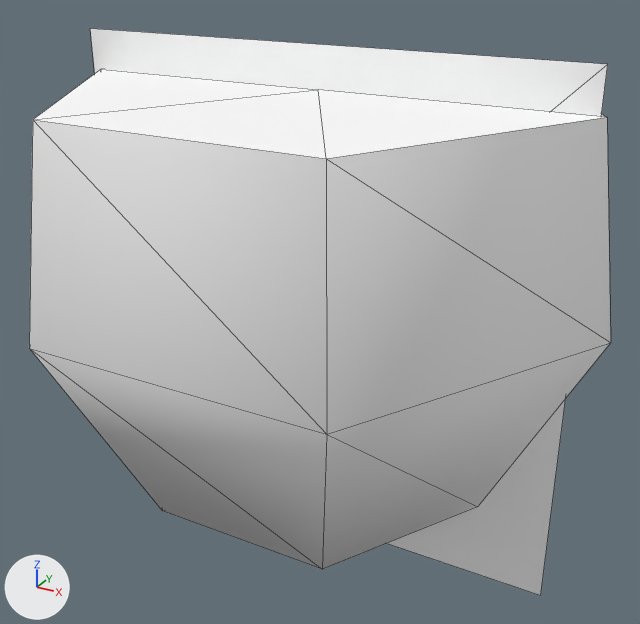
Two versions of the glTF model public/3d/item/model__item__shop.ofs_409_0/0409hana_r_marg_.gltf, one commit apart.
Before and after are seen from a 50 mm lens placed at (0.44, -0.796, 0.647), pointed at (0.002, 0.0, 0.249). The lights are fixed; the arrows at lower left show +X, +Y and +Z. The picture after the commit comes second. Mesh edges are drawn as thin lines.

Before the edit, the objects in view are built like this:
```python
mat_hana_marg_a = principled_material('hana_marg_a')
mat_hana_marg_a.base_color = (1.0, 1.0, 1.0)  # white #ffffff
mat_hana_marg_a.roughness = 1.0
mat_hati_d = principled_material('hati_d')
mat_hati_d.base_color = (1.0, 1.0, 1.0)  # white #ffffff
mat_hati_d.roughness = 1.0
me_0409hana_r_marg = bpy.data.meshes.new('0409hana_r_marg_')
me_0409hana_r_marg.from_pydata(...)  # 24 vertices, 38 faces; spans x -0.315..0.315, y -0.273..0.273, z -0.035..0.537
# faces by material slot: [36, 2]
me_0409hana_r_marg.materials.append(mat_hati_d)  # white #ffffff
me_0409hana_r_marg.materials.append(mat_hana_marg_a)  # white #ffffff
ob_0409hana_r_marg = bpy.data.objects.new('0409hana_r_marg_', me_0409hana_r_marg)
ob_0409hana_r_marg.location = (0.0, 0.0, 0.0)
```
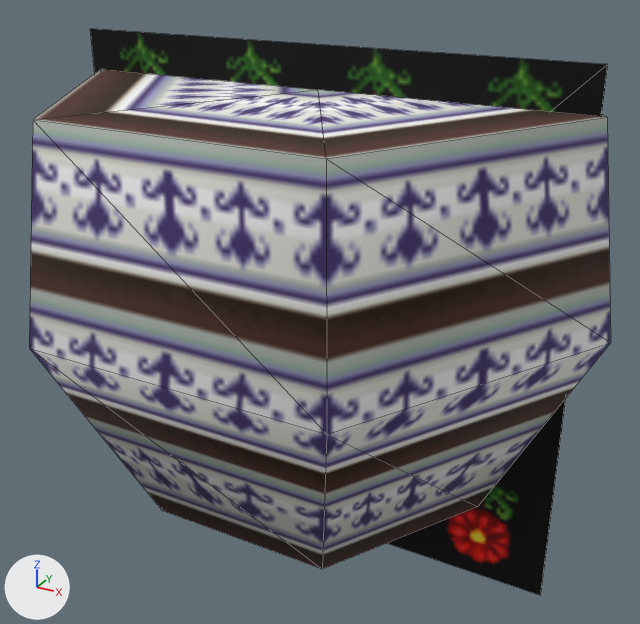
Location of each change, (x1, y1, x2, y2) in pixels of the pictures (640 x 624 px):
'0409hana_r_marg_', surface changed (darker)
    both: (29, 29, 611, 595)

The change in detail:
Picture 'hana0_mar_a' (img_hana0_mar_a) is new.
Picture 'hana_r_hati_d' (img_hana_r_hati_d) is new.
In material 'hati_d' (mat_hati_d), base_color is no longer (1.0, 1.0, 1.0), white #ffffff.
In material 'hati_d' (mat_hati_d), texture is now set to img_hana_r_hati_d.
In material 'hana_marg_a' (mat_hana_marg_a), base_color is no longer (1.0, 1.0, 1.0), white #ffffff.
In material 'hana_marg_a' (mat_hana_marg_a), texture is now set to img_hana0_mar_a.
